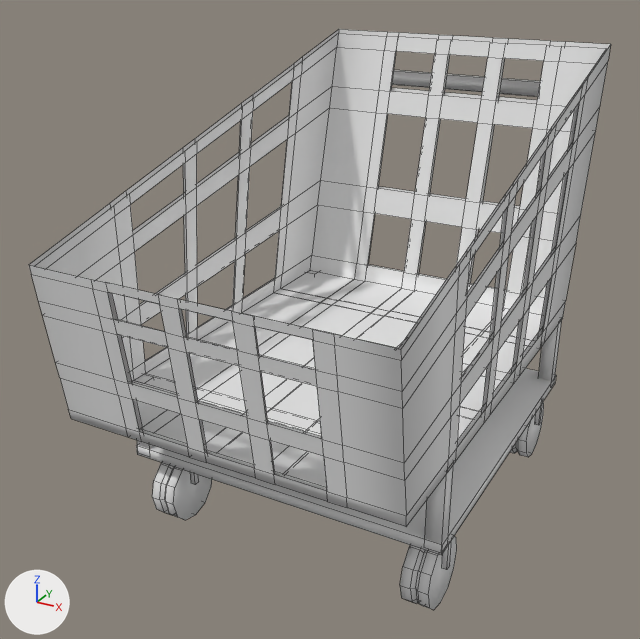
An edit to the FBX model working/subahu/Cart/Cart.fbx, drawn before and after from the same camera.
The view is the same before and after, from a 50 mm camera at (2.34, -4.07, 3.63) aimed at (-0.21, 0.55, 1.31). Arrows for +X, +Y and +Z are at lower left; the lights stay in place. Mesh edges are drawn as thin lines. Where no turn or scale is listed for an object, it has been applied to the vertices.

The first picture shows 'cart', 'cartBase', 'cartInside', 'handle', 'wheel'.
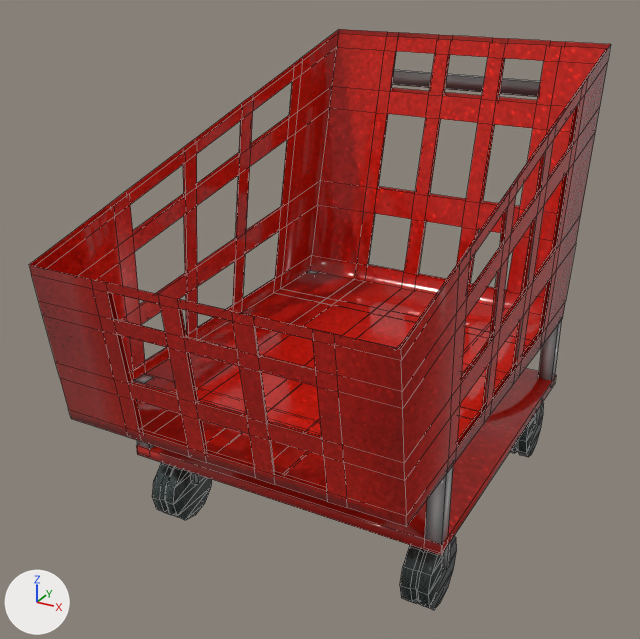
The newer file is also rescaled (x0.01), turned or shifted as a whole; pictures and numbers use the older file's frame.

Patch to the scene script:
```diff
--- a/working/subahu/Cart/Cart.fbx.py
+++ b/working/subahu/Cart/Cart.fbx.py
@@ img_rubber_texture1332_jpg @@
+img_rubber_texture1332_jpg = load_image('rubber_texture1332.jpg', 'Textures/rubber_texture1332.jpg', 1200, 1437, 'sRGB')
@@ img_dark_steel_texture_jpg @@
+img_dark_steel_texture_jpg = load_image('dark-steel-texture.jpg', 'Textures/dark-steel-texture.jpg', 1024, 768, 'sRGB')
@@ img_ruby_red_sparkel_jpg @@
+img_ruby_red_sparkel_jpg = load_image('ruby red sparkel.jpg', 'Textures/ruby red sparkel.jpg', 3216, 2136, 'sRGB')
@@ mat_none__rubber_texture1332_jpg @@
+mat_none__rubber_texture1332_jpg = principled_material('None__rubber_texture1332_jpg')
+mat_none__rubber_texture1332_jpg.texture = img_rubber_texture1332_jpg
+mat_none__rubber_texture1332_jpg.roughness = 0.106
@@ mat_none__dark_steel_texture_jpg @@
+mat_none__dark_steel_texture_jpg = principled_material('None__dark-steel-texture_jpg')
+mat_none__dark_steel_texture_jpg.texture = img_dark_steel_texture_jpg
+mat_none__dark_steel_texture_jpg.roughness = 0.106
@@ mat_none__ruby_red_sparkel_jpg @@
+mat_none__ruby_red_sparkel_jpg = principled_material('None__ruby_red_sparkel_jpg')
+mat_none__ruby_red_sparkel_jpg.texture = img_ruby_red_sparkel_jpg
+mat_none__ruby_red_sparkel_jpg.roughness = 0.106
@@ me_cylinder_005 @@
 # used by ob_wheel; location = (-0.869, -0.135, 0.243)
-me_cylinder_005.from_pydata(...)  # 304 vertices, 248 faces; spans x -0.13..1.88, y -0.22..2.07, z -0.22..0.31
+me_cylinder_005.from_pydata(...)  # 304 vertices, 320 faces; spans x -0.13..1.88, y -0.22..2.07, z -0.22..0.31
+# me_cylinder_005 part 5: 40 faces spanning x -0.13..1.88, y -0.02..1.86, z 0.04..0.31 switch from no material to mat_none__dark_steel_texture_jpg (picture img_dark_steel_texture_jpg)
+# me_cylinder_005 part 6: 200 faces spanning x -0.13..1.88, y -0.22..2.07, z -0.22..0.31 switch from no material to mat_none__rubber_texture1332_jpg (picture img_rubber_texture1332_jpg)
@@ me_cube_001 @@
 me_cube_001.from_pydata(...)  # 352 vertices, 297 faces; spans x -1.02..1.02, y -1.01..2.34, z -0.44..1.37
 # used by ob_cartinside; location = (0.0, 0.0, 1.521)
+# me_cube_001 part 4: 297 faces spanning x -1.02..1.02, y -1.01..2.34, z -0.44..1.37 switch from no material to mat_none__ruby_red_sparkel_jpg (picture img_ruby_red_sparkel_jpg)
@@ me_cube_011 @@
 me_cube_011.from_pydata(...)  # 40 vertices, 30 faces; spans x -2.03..0.05, y -0.06..2.21, z -0.38..0.16
 # used by ob_cartbase; location = (0.989, -0.306, 0.918)
+# me_cube_011 part 2: 24 faces spanning x -2.03..0.05, y -0.05..2.21, z -0.37..0.16 switch from no material to mat_none__dark_steel_texture_jpg (picture img_dark_steel_texture_jpg)
+# me_cube_011 part 3: 6 faces spanning x -2.03..0.05, y -0.06..2.21, z -0.38..-0.31 switch from no material to mat_none__ruby_red_sparkel_jpg (picture img_ruby_red_sparkel_jpg)
@@ me_cube_003 @@
 me_cube_003.from_pydata(...)  # 24 vertices, 22 faces; spans x -0.684..0.684, y 0.403..0.634, z -0.053..0.053
 # used by ob_handle; location = (-0.009, 1.89, 2.564)
+# me_cube_003 part 1: 22 faces spanning x -0.684..0.684, y 0.403..0.634, z -0.053..0.053 switch from no material to mat_none__dark_steel_texture_jpg (picture img_dark_steel_texture_jpg)
@@ me_cube @@
 me_cube.from_pydata(...)  # 352 vertices, 297 faces; spans x -1.04..1.04, y -1.03..2.38, z -0.45..1.4
+me_cube.materials.append(mat_none__ruby_red_sparkel_jpg)  # picture img_ruby_red_sparkel_jpg
```

Changed parts and their boxes (x1, y1, x2, y2) in the pictures (640 x 639 px):
'cart', recoloured (grey to red)
    both: (29, 29, 611, 527)
part 1 of me_cube_003, recoloured
    both: (392, 70, 540, 97)
part 2 of me_cube_011, recoloured
    both: (133, 270, 562, 544)
part 3 of me_cube_011, recoloured (grey to red)
    both: (136, 368, 556, 555)
part 4 of me_cube_001, recoloured (white to red)
    both: (35, 33, 606, 491)
part 5 of me_cylinder_005, recoloured
    both: (191, 402, 543, 570)
part 6 of me_cylinder_005, recoloured (grey to black)
    both: (152, 420, 531, 610)
